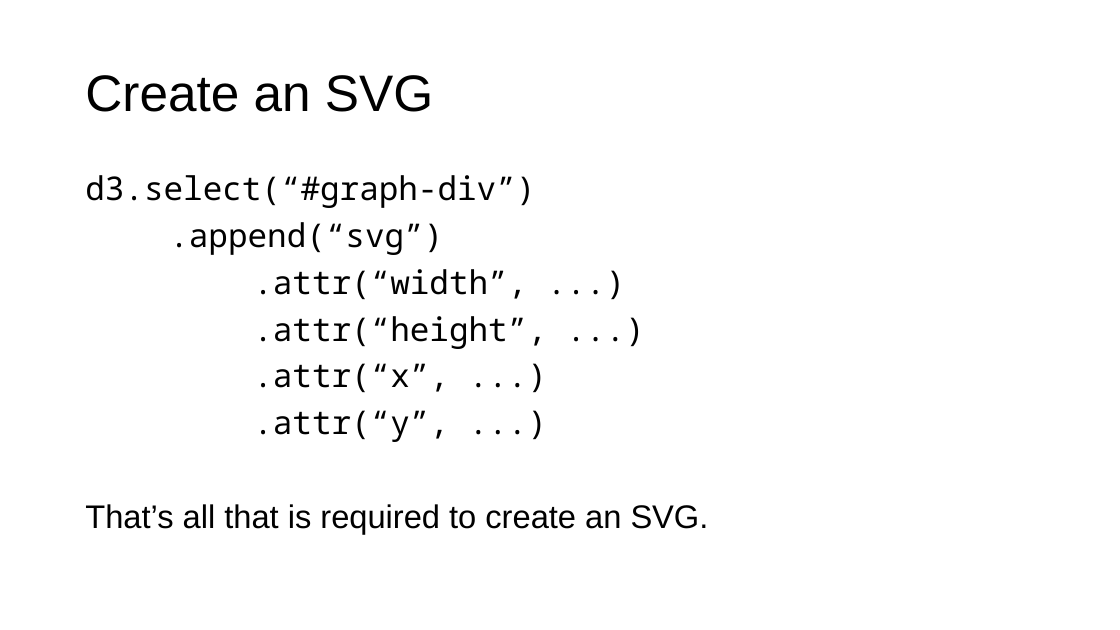
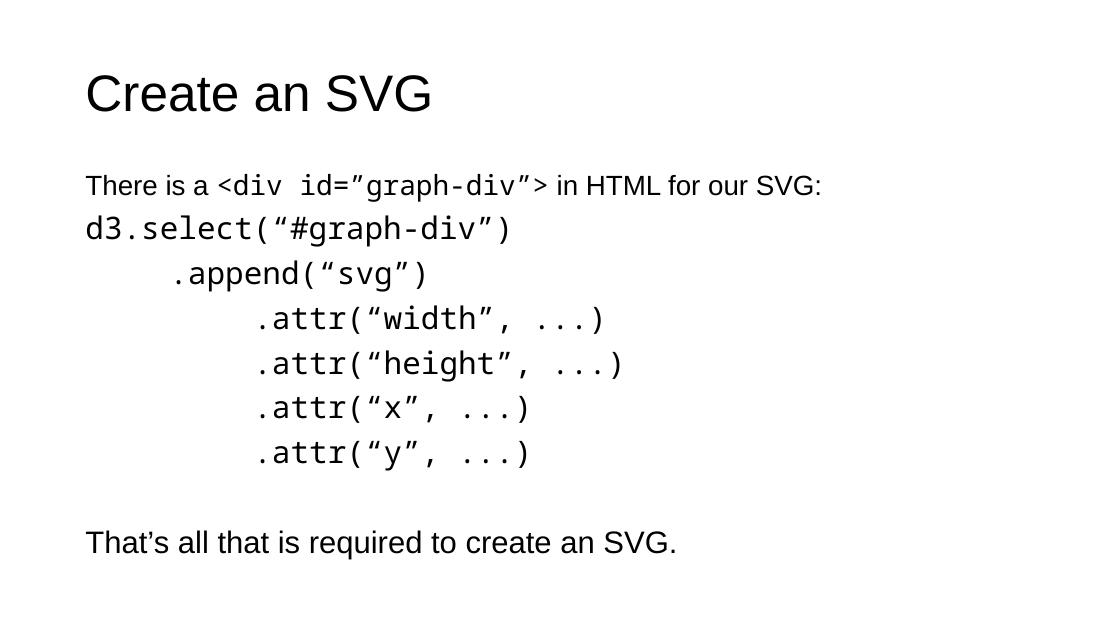
Before and after one commit to RonaldBarnes/d3-bar-chart-kwlug, a slide deck: slide 4 of BarChart Slideshow 2.pptx. Drawn at 1120x630 pixels with LibreOffice and Linux fonts; fonts in the diff are those of the drawing. Boxes give left, top, right and bottom in pixels: in the first picture for what was removed or moved away, otherwise in the second. Text is boxed around its words. In the diff, an @@ line names an element or a change of style, - is before the commit and + after.

```diff
--- a/BarChart Slideshow 2.pptx
+++ b/BarChart Slideshow 2.pptx
@@ text at (85, 174, 822, 202): paragraph added @@
+There is a <div id=”graph-div”> in HTML for our SVG:
@@ text at (85, 215, 677, 559): size 28 to 26.6 pt in "d3.select(“#graph-div”)", ".append(“svg”)", ".attr(“width”, ...)", ".attr(“height”, ...)" and 3 more places; line spacing 0.9 to 0.89 @@
```
Also in this commit, not shown: 14 other slides changed, 2 slides added, 2 other files.
